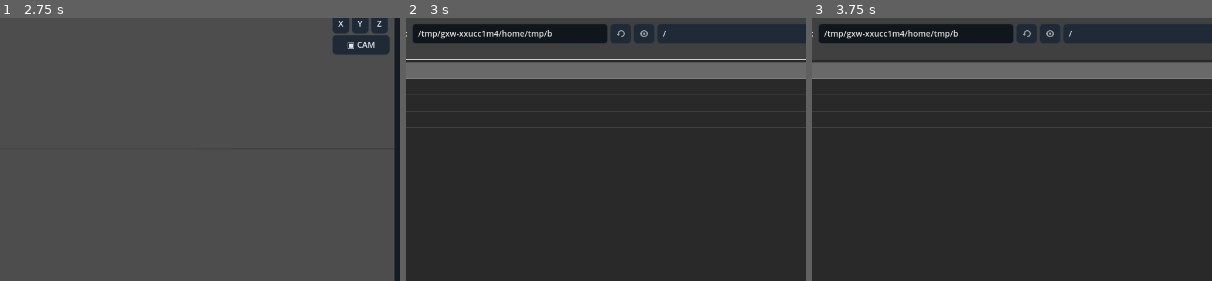
Above: before the commit, frames 1-3 (left to right).
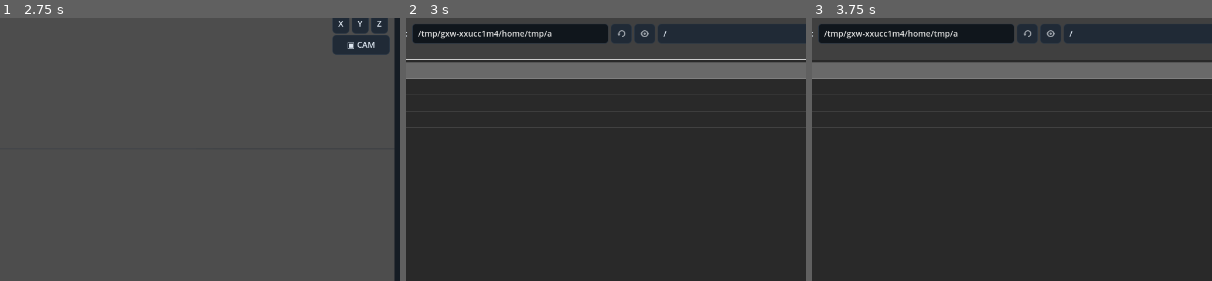
Above: after the commit, the same moments.

Repository: Onnevan/Kabuki
Game: Godot game, scene res://editor/main.tscn
Two runs of this game, one before a commit and one after it. Both use one fixed random seed, a clock stepped at 60 frames per second and the inputs below.
Inputs (mouse positions are % of the whole screen's width and height, from its top left):
- Up to frame 1 (2.75 s): click "↶" at 0.5 s; click "↷" at 1.25 s; click "OPEN" at 2 s
- Up to frame 2 (3 s): click "＋ IMPORT" at 2.75 s
- Up to frame 3 (3.75 s): click (37, 77) at 3.52 s; type "12" at 3.6 s
The pictures show only the part of the screen within x 27-77%, y 15-65%; the shares and areas given below are measured in that part.

Frame 1 is identical in both runs. In frame 2, 0.1% of the frame differs, in the area x 35-66%, y 3-9%; in frame 3, 0.1%.

Commit message:
Make newly created camera gizmo visible in scene

Diff:
--- a/editor/main.gd
+++ b/editor/main.gd
@@ -266,7 +266,11 @@
 	obj.properties["camera.focus_distance"] = 3.0
 	obj.properties["camera.aperture"] = 0.2
 	var rig := _build_scene_camera(obj)
+	# Do not spawn the scene camera exactly on top of the editor camera: from
+	# that viewpoint its gizmo is behind/around the viewer and appears missing.
+	# Put it at the current orbit pivot, preserving the current viewing direction.
 	rig.global_transform = camera.global_transform
+	rig.global_position = camera_rig.pivot
 	obj.transform = rig.transform
 	if render_camera_id.is_empty(): render_camera_id = obj.id
 	_register_scene_object(obj, rig)
@@ -291,6 +295,7 @@
 	var mat := StandardMaterial3D.new()
 	mat.shading_mode = BaseMaterial3D.SHADING_MODE_UNSHADED
 	mat.albedo_color = Color(0.18,0.72,1.0,1.0)
+	mat.no_depth_test = true
 	body.material_override = mat
 	rig.add_child(body)
 	var lens := MeshInstance3D.new()
